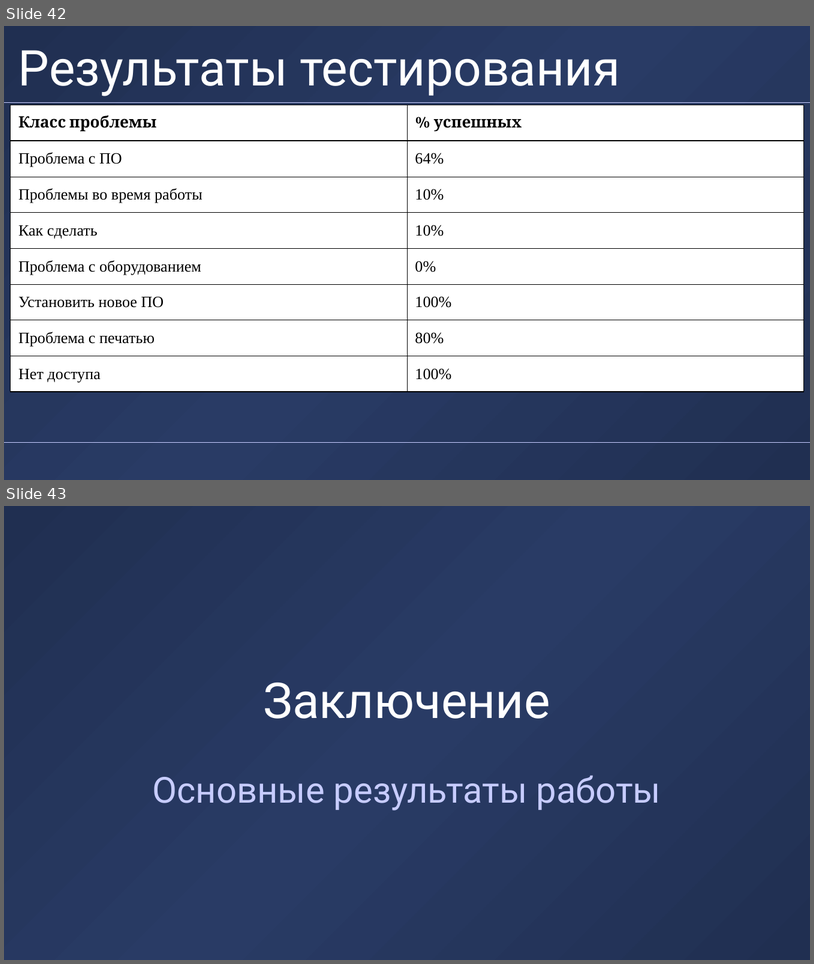
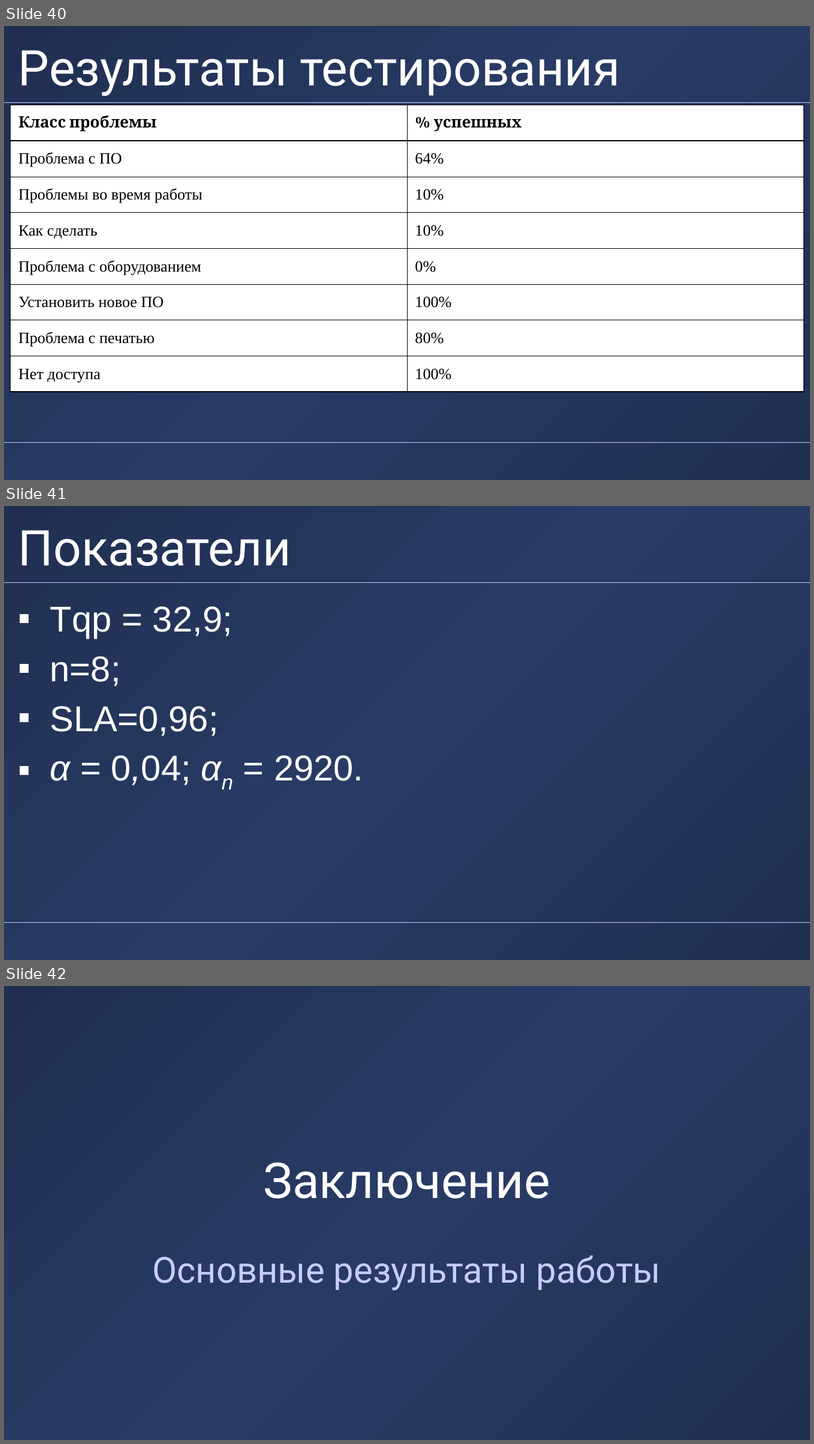
Before and after one commit to alexander-toschev/alexander-toschev, a slide deck: Disser/Presentation/DUBNAPresentationX-short.pptx. Shown one above the other, each under a label of ours: slides 42 and 43 before the commit, slides 40, 41 and 42 after it. The pictures are 814x964 and 814x1444 pixels, drawn with LibreOffice and Linux fonts; fonts in the diff are those of the drawing; background and template pictures are left out. Boxes give left, top, right and bottom in pixels: in the first picture for what was removed or moved away, otherwise in the second. Text is boxed around its words. In the diff, an @@ line names an element or a change of style, - is before the commit and + after.

```diff
--- a/Disser/Presentation/DUBNAPresentationX-short.pptx
+++ b/Disser/Presentation/DUBNAPresentationX-short.pptx
@@ slide 41 added at [4,506,810,960], background gradient #202F51 to #293B65; not listed: 2 template elements that a slide beside it also shows @@
@@ title added at [18,530,291,566], 44 pt, text #FFFFFF @@
+Показатели
@@ text added at [50,606,363,785], 32 pt, text #FFFFFF @@
+▪ Tqp = 32,9;
+▪ n=8;
+▪ SLA=0,96;
+▪ α = 0,04; αn = 2920.
@@ what was slide 42 is now slide 40 @@
@@ what was slide 43 is now slide 42 @@
```
Also in this commit, not shown: 4 slides changed, 6 other slides added, 6 slides removed.
